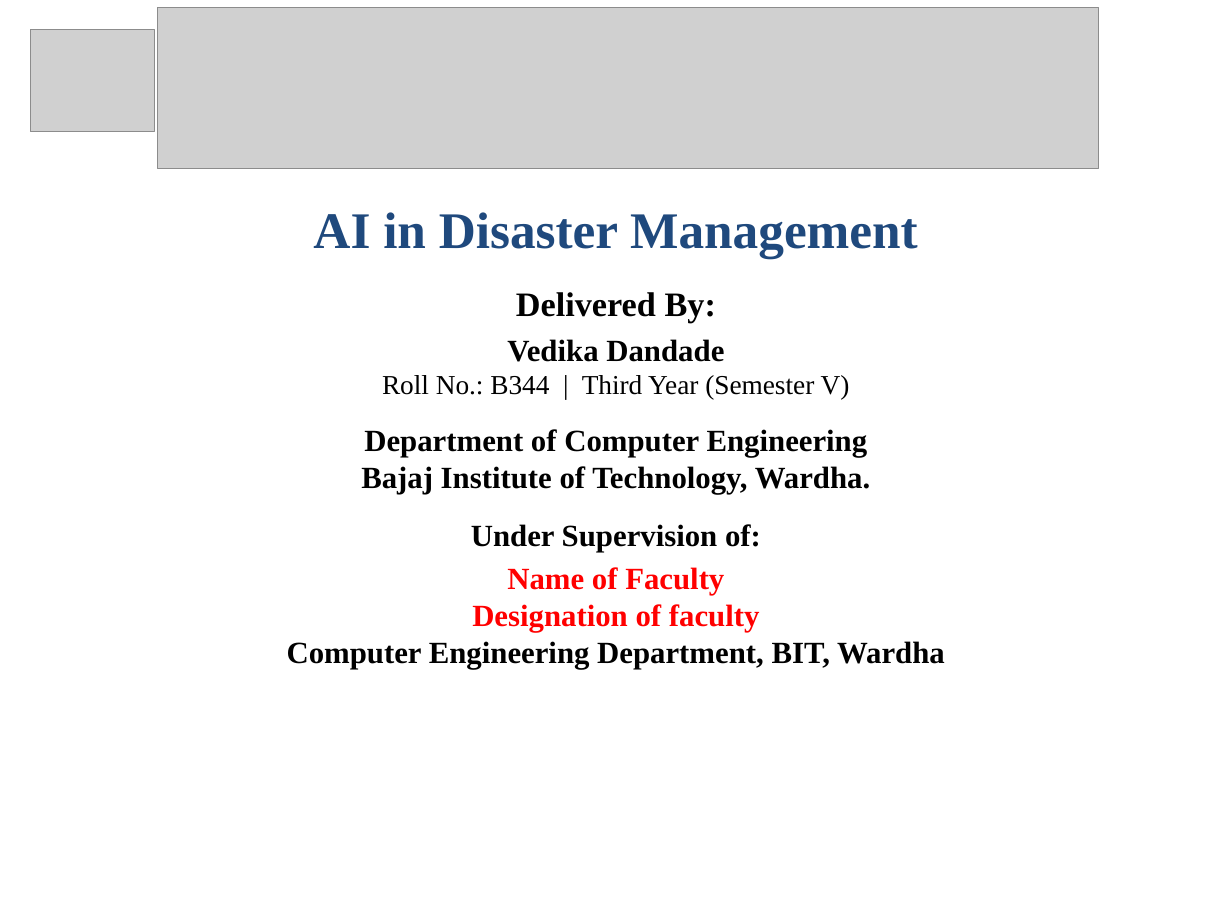
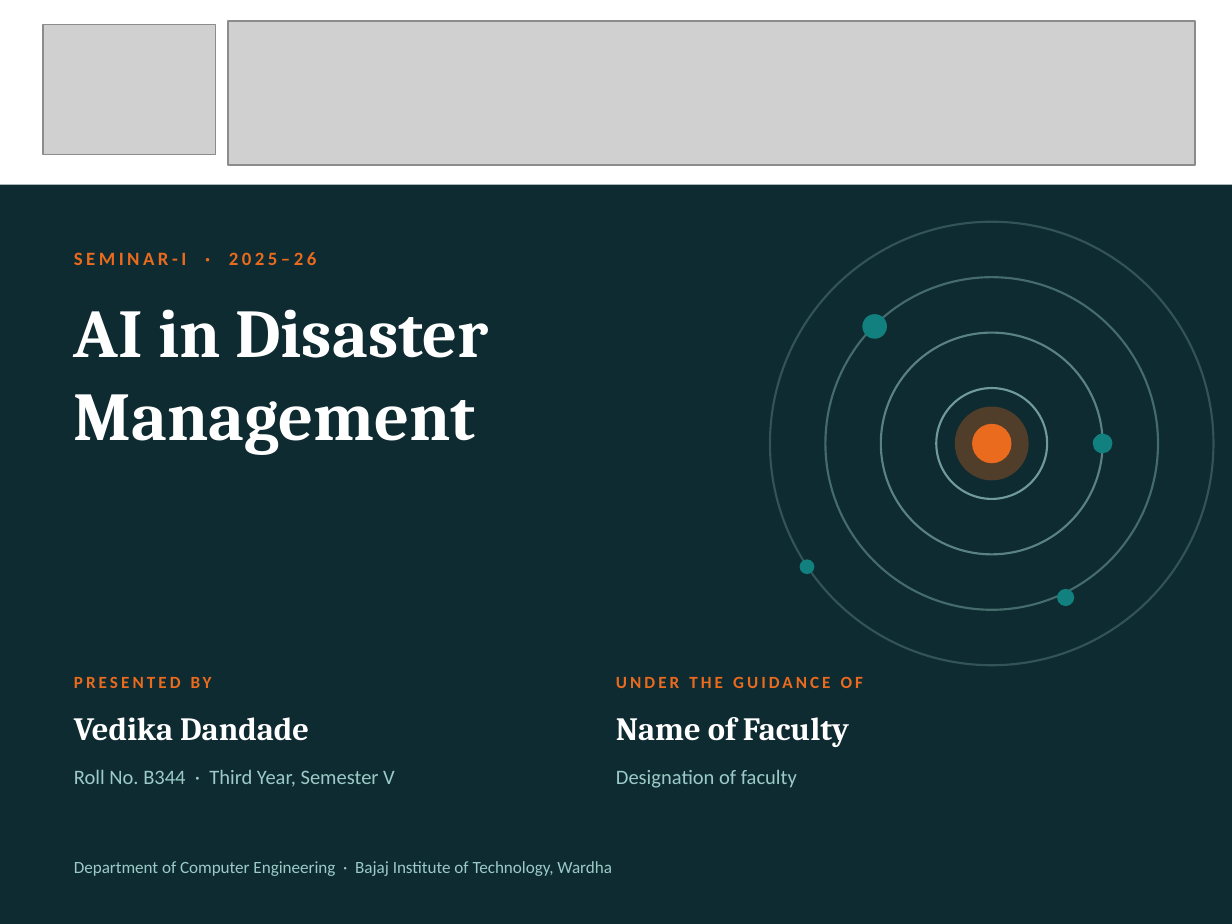
Before and after one commit to UtkarshKale/Cooga, a slide deck: slide 1 of seminar-ppt/Seminar_PPT_AI_Disaster_Management_B344_Vedika_Dandade.pptx. Drawn at 1232x924 pixels with LibreOffice and Linux fonts; fonts in the diff are those of the drawing; grey boxes stand for pictures. Boxes give left, top, right and bottom in pixels: in the first picture for what was removed or moved away, otherwise in the second. Text is boxed around its words. In the diff, an @@ line names an element or a change of style, - is before the commit and + after.

```diff
--- a/seminar-ppt/Seminar_PPT_AI_Disaster_Management_B344_Vedika_Dandade.pptx
+++ b/seminar-ppt/Seminar_PPT_AI_Disaster_Management_B344_Vedika_Dandade.pptx
@@ background #FFFFFF to #0E2B31 @@
@@ rectangle added at (0, 0, 1232, 185), fill #FFFFFF @@
@@ picture added at (43, 25, 216, 154) @@
@@ picture: place and size @@
-picture at (158, 7, 1099, 169)
+picture at (228, 21, 1195, 165)
@@ picture removed at (31, 30, 154, 132) @@
@@ title removed at (287, 212, 945, 669) @@
-AI in Disaster Management
-Delivered By:
-Vedika Dandade
-Roll No.: B344 | Third Year (Semester V)
-Department of Computer Engineering
-Bajaj Institute of Technology, Wardha.
-Under Supervision of:
-Name of Faculty
-Designation of faculty
-Computer Engineering Department, BIT, Wardha
@@ ellipse added at (770, 222, 1214, 665), outline #9CCBC7 1.25 pt @@
@@ text added at (74, 252, 316, 265), 11 pt, text #EA6A1E, bold @@
+SEMINAR-I · 2025–26
@@ ellipse added at (825, 277, 1158, 610), outline #9CCBC7 1.25 pt @@
@@ text added at (74, 309, 488, 455), 40 pt, text #FFFFFF, bold @@
+AI in Disaster Management
@@ ellipse added at (862, 314, 887, 339), fill #12807F @@
@@ ellipse added at (881, 333, 1103, 554), outline #9CCBC7 1.25 pt @@
@@ ellipse added at (936, 388, 1047, 499), outline #9CCBC7 1.25 pt @@
@@ ellipse added at (955, 407, 1029, 480), fill #EA6A1E at 30% opacity @@
@@ ellipse added at (972, 424, 1011, 463), fill #EA6A1E @@
@@ ellipse added at (1093, 434, 1112, 453), fill #12807F @@
@@ ellipse added at (800, 559, 814, 574), fill #12807F @@
@@ ellipse added at (1057, 589, 1074, 606), fill #12807F @@
@@ text added at (74, 677, 212, 688), 10 pt, text #EA6A1E, bold @@
+PRESENTED BY
@@ text added at (616, 676, 863, 688), 10 pt, text #EA6A1E, bold @@
+UNDER THE GUIDANCE OF
@@ text added at (74, 717, 309, 741), 19 pt, text #FFFFFF, bold @@
+Vedika Dandade
@@ text added at (616, 717, 849, 747), 19 pt, text #FFFFFF, bold @@
+Name of Faculty
@@ text added at (74, 770, 395, 787), 12 pt, text #9CCBC7 @@
+Roll No. B344 · Third Year, Semester V
@@ text added at (616, 770, 797, 788), 12 pt, text #9CCBC7 @@
+Designation of faculty
@@ text added at (74, 861, 612, 876), 10 pt, text #9CCBC7 @@
+Department of Computer Engineering · Bajaj Institute of Technology, Wardha
```
Also in this commit, not shown: 17 other slides changed, 7 other files.
